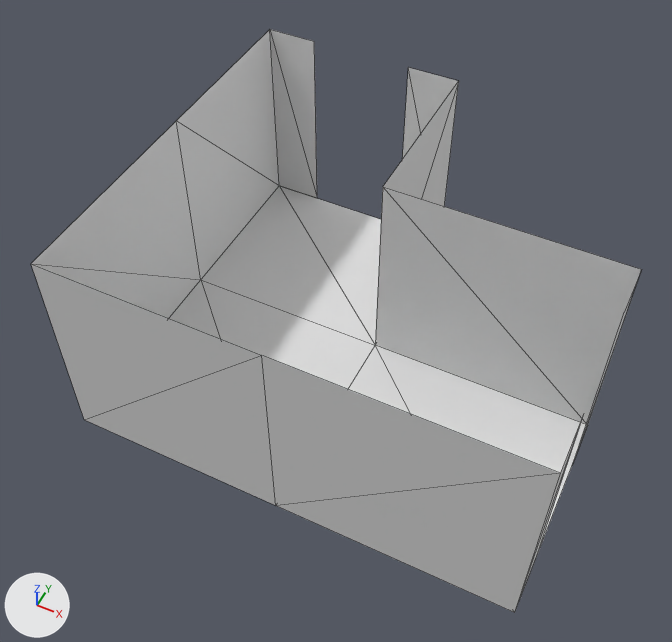
Two versions of the OBJ model GameJam2020/Assets/RoomObjs/Hallway 7.obj, one commit apart.
The view is the same before and after, from a camera (50 mm lens) standing at (6.87, -11.91, 11.92) and looking at (1.94, -2.05, -0.4). The lights are fixed; the arrows at lower left show +X, +Y and +Z. Mesh edges are drawn as thin lines. Where no turn or scale is listed for an object, it has been applied to the vertices.

The older version as bpy lines, for what is in view:
```python
me_hallway_7_cube_045 = bpy.data.meshes.new('Hallway_7_Cube.045')
me_hallway_7_cube_045.from_pydata(...)  # 24 vertices, 26 faces; spans x -1.73..6.54, y -5.0..2.37, z -2.0..2.0
me_hallway_7_cube_045.materials.append(mat_none)  # white #e7e7e7
ob_hallway_7_cube_045 = bpy.data.objects.new('Hallway_7_Cube.045', me_hallway_7_cube_045)
ob_hallway_7_cube_045.location = (0.0, 0.0, 0.0)
```
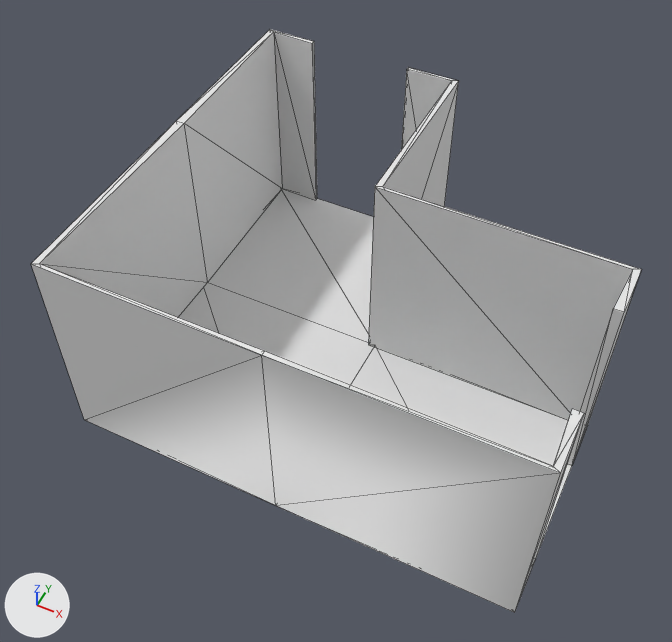
Pixel boxes [x1, y1, x2, y2] of what changed, in the pictures (672 x 642 px):
```json
{"part": 1, "of": "me_hallway_7_cube_045", "change": "built on", "before": [169, 186, 586, 473], "after": [31, 29, 642, 473]}
```

Scene script edits in JSON lines:
```json
{"block": "me_hallway_7_cube_045", "where": "# used by ob_hallway_7_cube_045; location = (0.0, 0.0, 0.0)"}
{"op": "remove", "block": "me_hallway_7_cube_045", "code": "me_hallway_7_cube_045.from_pydata(...)  # 24 vertices, 26 faces; spans x -1.73..6.54, y -5.0..2.37, z -2.0..2.0"}
{"op": "add", "block": "me_hallway_7_cube_045", "code": "me_hallway_7_cube_045.from_pydata(...)  # 48 vertices, 94 faces; spans x -1.73..6.54, y -5.0..2.37, z -2.0..2.0"}
{"block": "me_hallway_7_cube_045", "change": "me_hallway_7_cube_045 part 1"}
{"block": "me_hallway_7_cube_045", "change": "6 faces are deleted"}
{"block": "me_hallway_7_cube_045", "change": "13 vertices are added at x -1.61..6.43, y -4.94..2.31, z -2.0..2.0"}
{"block": "me_hallway_7_cube_045", "change": "6 new vertices lie (-0.11, -0.06, 0.0) away from vertices in x 2.27..6.54, y -1.0..2.37, z -2.0..2.0"}
{"block": "me_hallway_7_cube_045", "change": "5 new vertices lie (0.0, 0.0, 4.0) away from vertices in x -1.61..6.43, y -4.94..2.31, z -2.0"}
{"block": "me_hallway_7_cube_045", "change": "74 new faces join them"}
```
